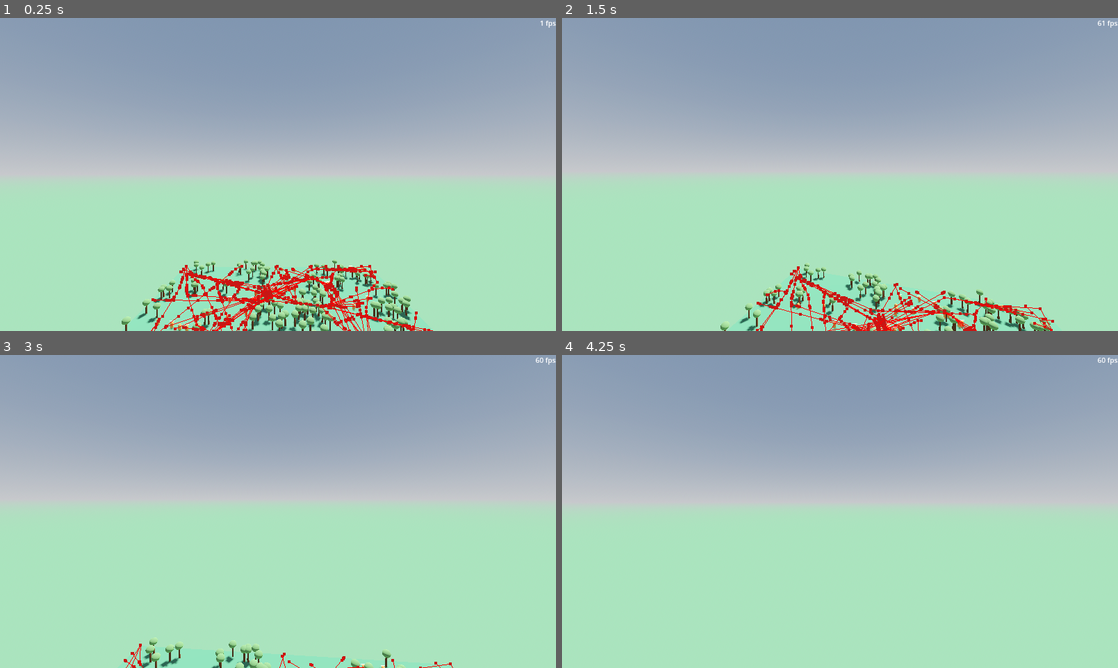
Above: before the commit, frames 1-4 (two rows, left to right).
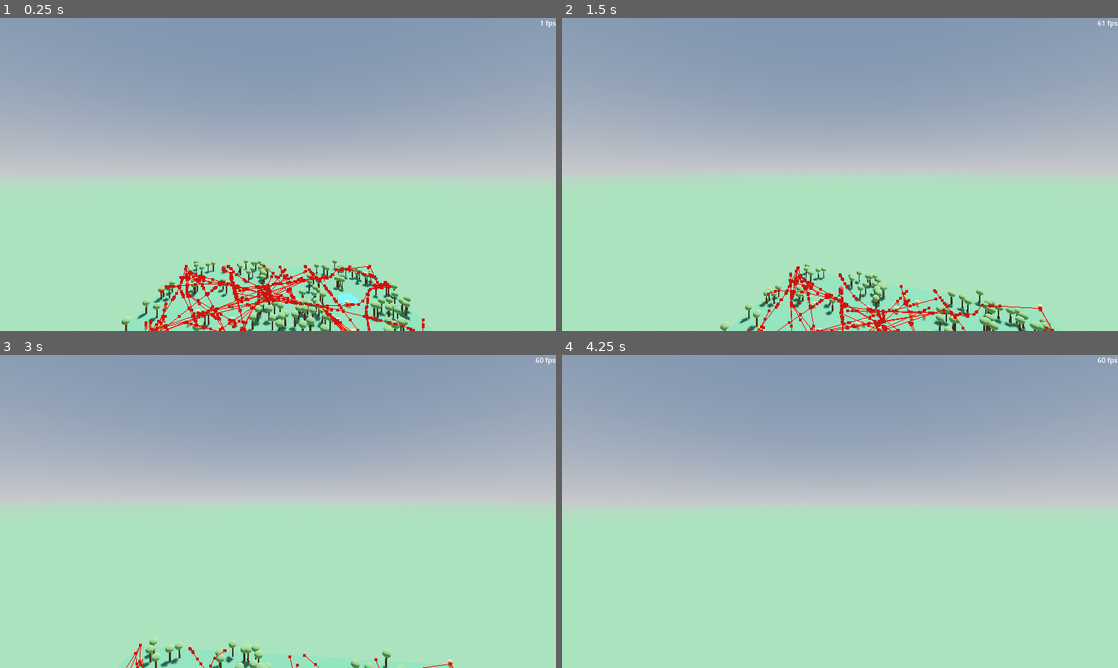
Above: after the commit, the same moments.

Repository: LyciaStenson/EcosystemSimulation
Game: Godot game, scene res://Scenes/Main.tscn
The game is run twice, just before and just after one commit, with the same random seed, the same clock (stepped at 60 frames per second) and the same inputs.
Inputs (mouse positions are in pixels of both pictures, inside the frame that each line leads up to):
- Up to frame 1 (0.25 s): no input
- Up to frame 2 (1.5 s): move the mouse to (867, 174) at 0.52 s; hold W (MoveForward) from 0.53 s (still down); move the mouse to (812, 174) at 1.27 s
- Up to frame 3 (3 s): keep holding W (MoveForward); move the mouse to (289, 505) at 2.02 s; move the mouse to (272, 517) at 2.77 s
- Up to frame 4 (4.25 s): keep holding W (MoveForward); move the mouse to (878, 514) at 3.52 s

The runs differ from the first frame. In frame 1, 2.5% of the frame differs, in the area x 25-78%, y 78-100%; in frame 2, 1.8%; in frame 3, 0.2%; in frame 4, nothing differs.

Commit message:
Predators now target closest prey

Diff:
--- a/Scenes/Main.tscn
+++ b/Scenes/Main.tscn
@@ -29,9 +29,9 @@
 [node name="Main" type="Node3D" groups=["Predator"]]
 
 [node name="EcosystemManager" parent="." instance=ExtResource("1_rktck")]
-predator_num = 3
+predator_num = 10
 prey_num = 100
-water_num = 3
+water_num = 5
 tree_num = 250
 noise_threshold = 0.1
 water_scene = ExtResource("2_4r1ub")
--- a/Scripts/PredatorBehavior.gd
+++ b/Scripts/PredatorBehavior.gd
@@ -7,7 +7,14 @@
 
 func _process(_delta):
 	if !targets.is_empty():
-		agent.nav_agent.target_position = targets[0].global_position
+		var closest_dist_sqrd : float = INF
+		var closest_dist_pos : Vector3 = Vector3.ZERO
+		for target in targets:
+			var target_dist_sqrd : float = agent.global_position.distance_squared_to(target.global_position)
+			if target_dist_sqrd < closest_dist_sqrd:
+				closest_dist_sqrd = target_dist_sqrd
+				closest_dist_pos = target.global_position
+		agent.nav_agent.target_position = closest_dist_pos
 
 func visibility_entered(body : Node3D):
 	if body.is_in_group("Prey"):
